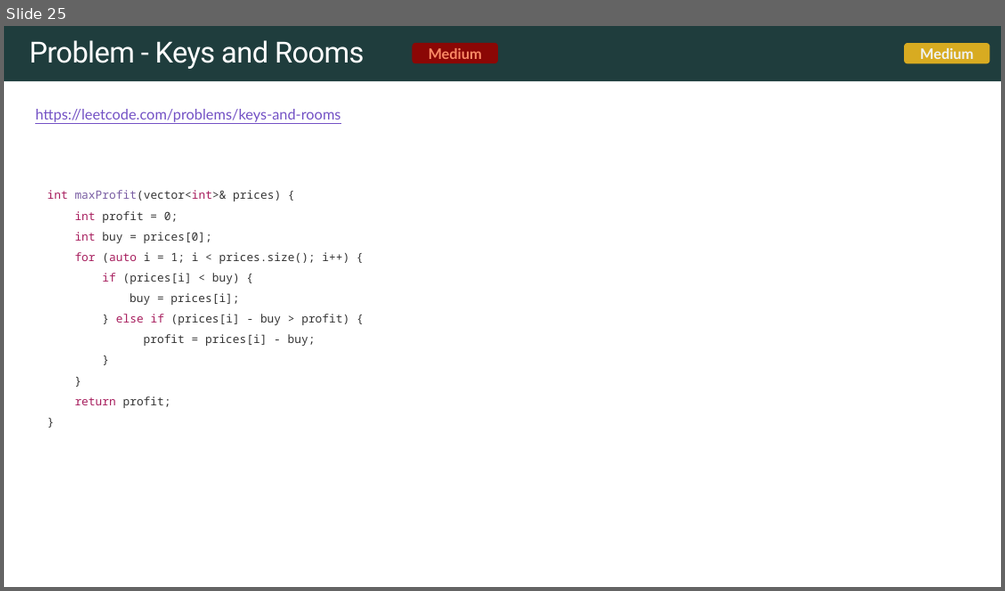
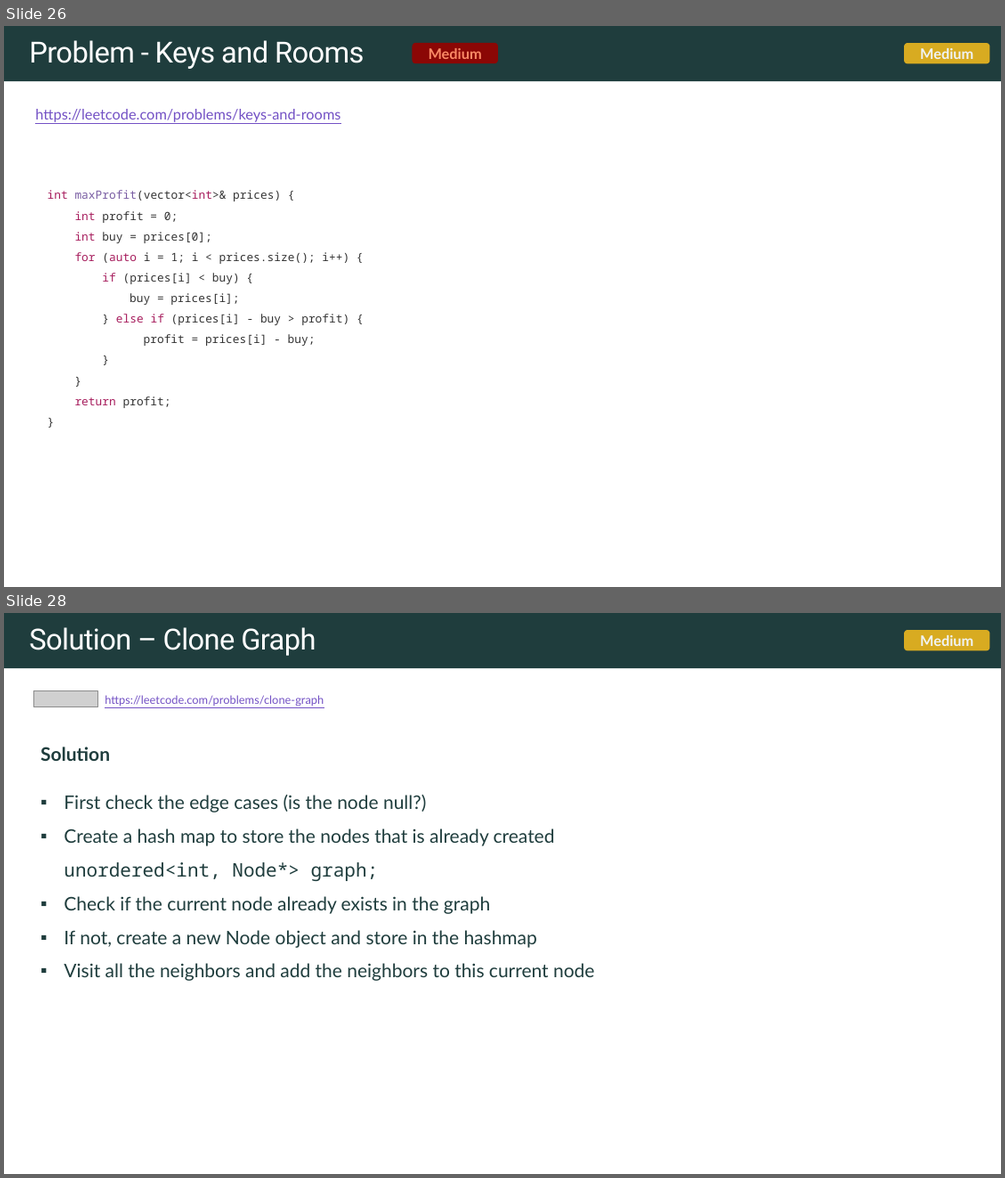
Before and after one commit to rfdavid/coding-interview-handbook-cpp, a slide deck: Algorithm and problem Solving Cheatsheet.pptm. Shown one above the other, each under a label of ours: slide 25 before the commit, slides 26 and 28 after it; the slides between them are not shown. The pictures are 1005x591 and 1005x1178 pixels, drawn with LibreOffice and Linux fonts; fonts in the diff are those of the drawing; grey boxes stand for pictures. Boxes give left, top, right and bottom in pixels: in the first picture for what was removed or moved away, otherwise in the second. Text is boxed around its words. In the diff, an @@ line names an element or a change of style, - is before the commit and + after.

```diff
--- a/Algorithm and problem Solving Cheatsheet.pptm
+++ b/Algorithm and problem Solving Cheatsheet.pptm
@@ slide 28 added at (4,613,1001,1174), background #FFFFFF; not listed: 1 template element that a slide beside it also shows @@
@@ text added at (29,627,316,656), 28 pt, text #FFFFFF @@
+Solution – Clone Graph
@@ rounded rectangle added at (905,630,990,651), fill #E2B120 at 95% opacity, 14 pt, text #F0F3F3, bold @@
+Medium
@@ picture added at (34,690,97,707) @@
@@ text added at (105,695,324,706), 11 pt, text #7351C5, underline @@
+https://leetcode.com/problems/clone-graph
@@ text added at (40,747,594,981), 18 pt, text #1F3D3D @@
+Solution
+▪ First check the edge cases (is the node null?)
+▪ Create a hash map to store the nodes that is already created
+  unordered<int, Node*> graph;
+▪ Check if the current node already exists in the graph
+▪ If not, create a new Node object and store in the hashmap
+▪ Visit all the neighbors and add the neighbors to this current node
@@ what was slide 25 is now slide 26 @@
```
Also in this commit, not shown: 4 slides changed, 4 other slides added, 11 other files.
